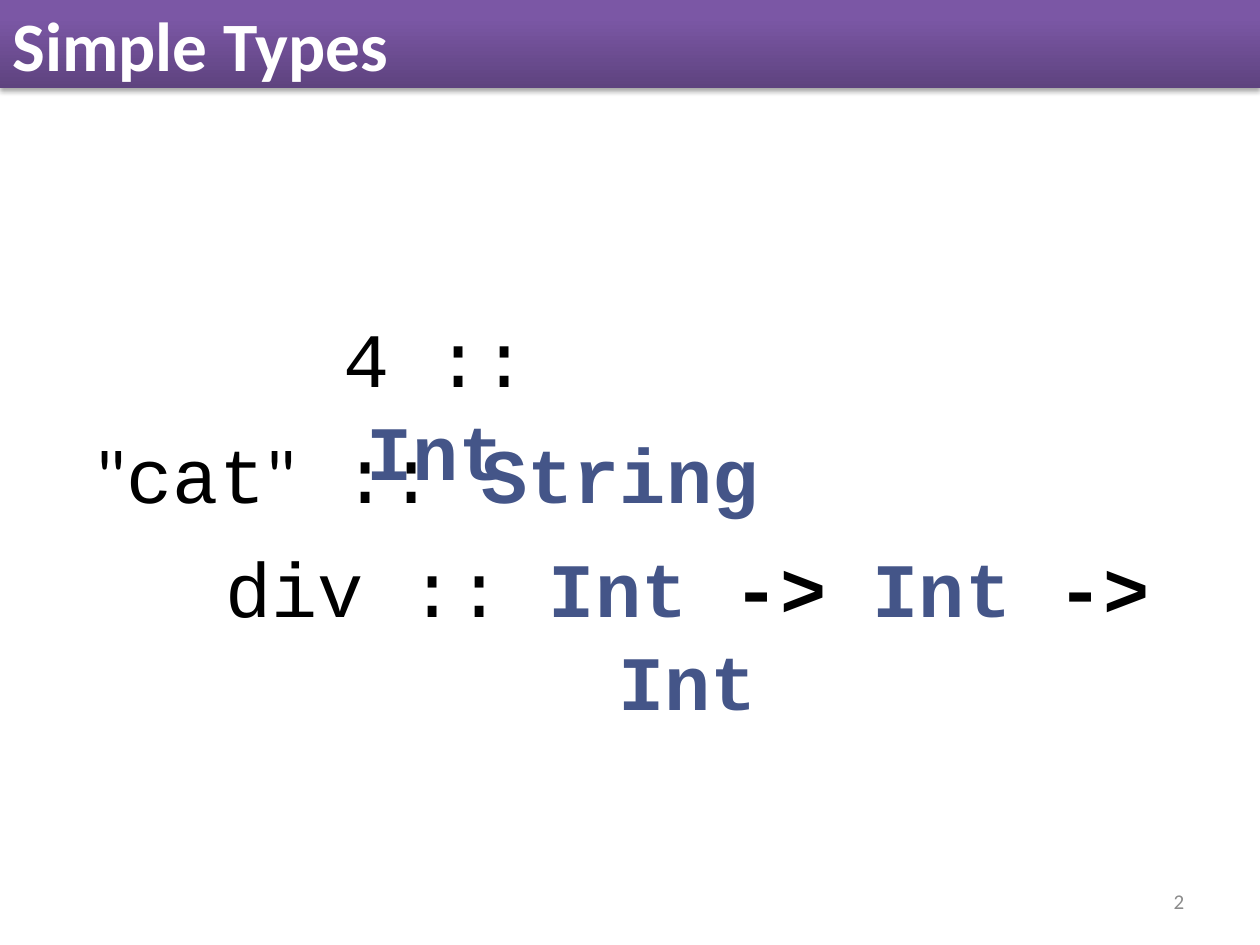
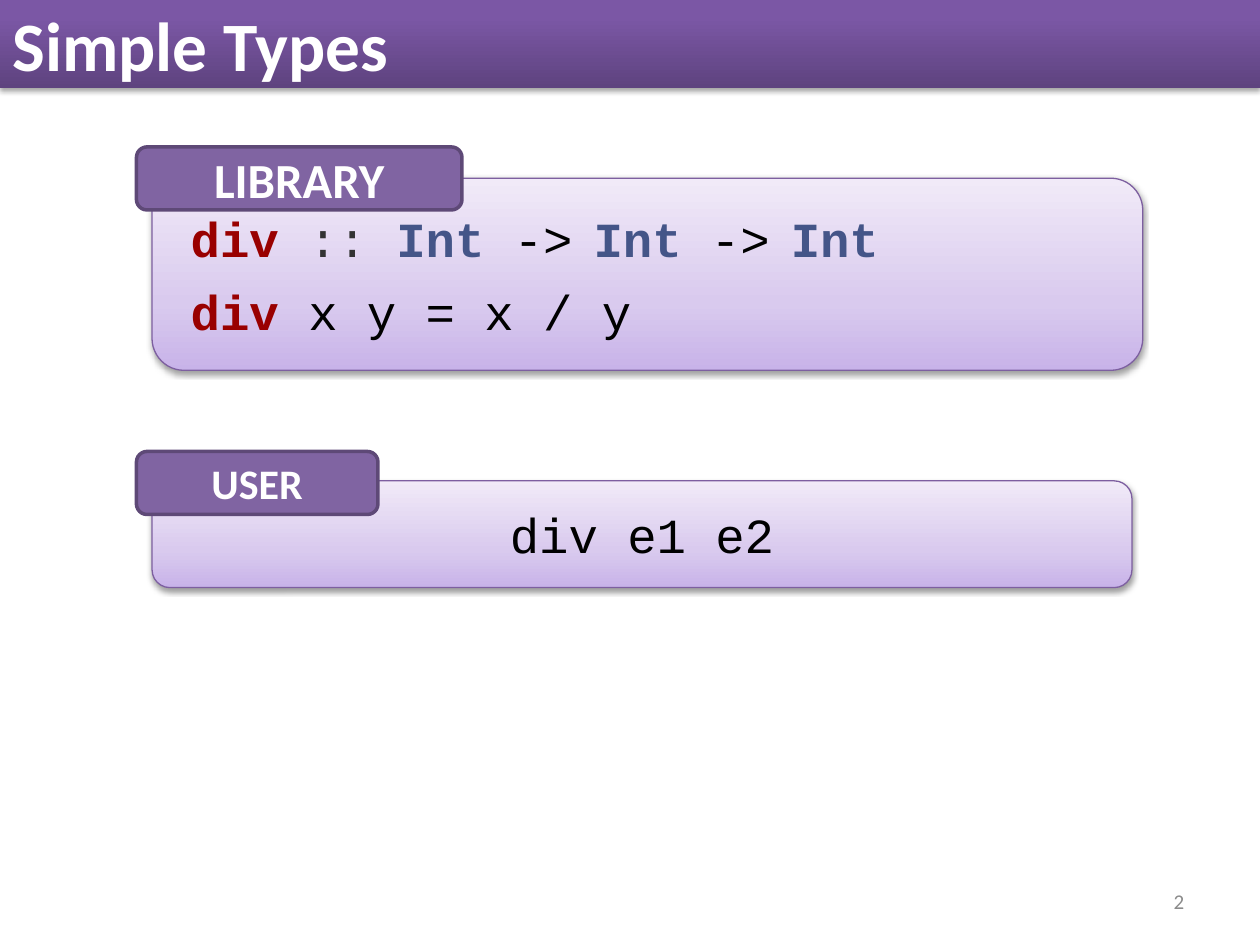
Before and after one commit to nikivazou/research_exam, a slide deck: slide 2 of slides/Research_Exam.pptx. Drawn at 1260x945 pixels with LibreOffice and Linux fonts; fonts in the diff are those of the drawing. Boxes give left, top, right and bottom in pixels: in the first picture for what was removed or moved away, otherwise in the second. Text is boxed around its words. In the diff, an @@ line names an element or a change of style, - is before the commit and + after.

```diff
--- a/slides/Research_Exam.pptx
+++ b/slides/Research_Exam.pptx
@@ rounded rectangle added at (x1=136, y1=147, x2=461, y2=210), fill #8064A2, outline #5F4A78 2 pt, 28 pt, text #FFFFFF, bold @@
+LIBRARY
@@ rounded rectangle added at (x1=152, y1=178, x2=1143, y2=369), fill gradient #C9B5E8 to #D8CBEE to #F0EAF9, outline #7D60A0 0.75 pt, 28 pt, text #000000, bold @@
+div :: Int -> Int -> Int
+div x y = x / y
@@ text removed at (x1=343, y1=336, x2=505, y2=501) @@
-4 :: Int
@@ text removed at (x1=96, y1=451, x2=296, y2=504) @@
-"cat" :: String
@@ rounded rectangle added at (x1=136, y1=451, x2=378, y2=514), fill #8064A2, outline #5F4A78 2 pt, 24 pt, text #FFFFFF, bold @@
+USER
@@ rounded rectangle added at (x1=152, y1=481, x2=1133, y2=588), fill gradient #C9B5E8 to #D8CBEE to #F0EAF9, outline #7D60A0 0.75 pt, 28 pt, text #000000 @@
+div e1 e2
@@ text removed at (x1=225, y1=562, x2=1012, y2=711) @@
-div :: Int -> Int -> Int
```
Also in this commit, not shown: 55 other slides changed, 8 slides added, 34 slides removed, 1 other file.
